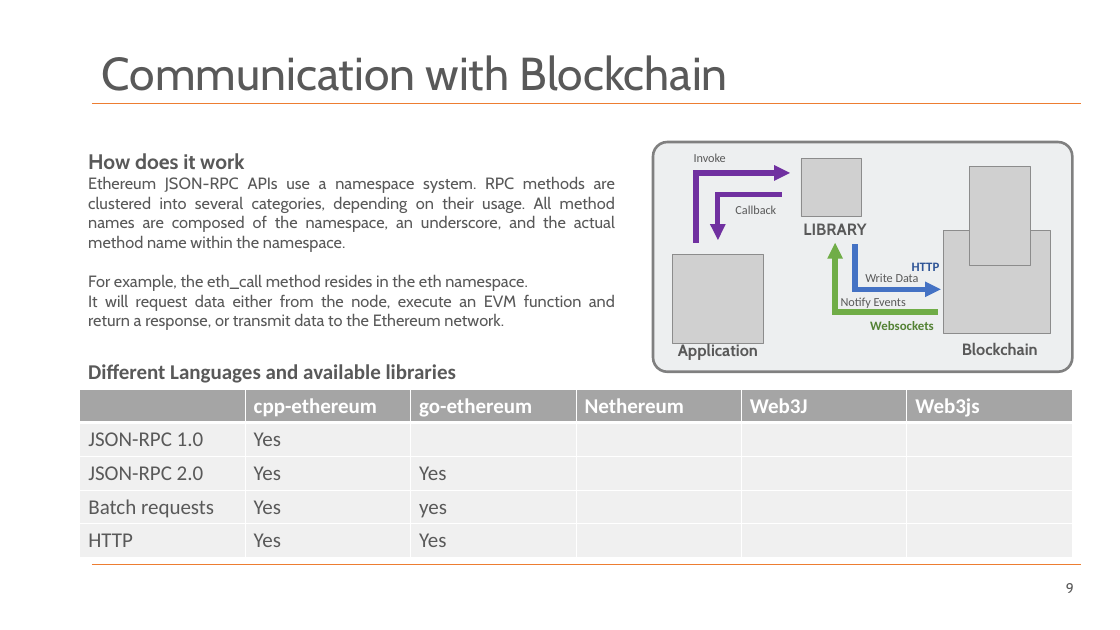
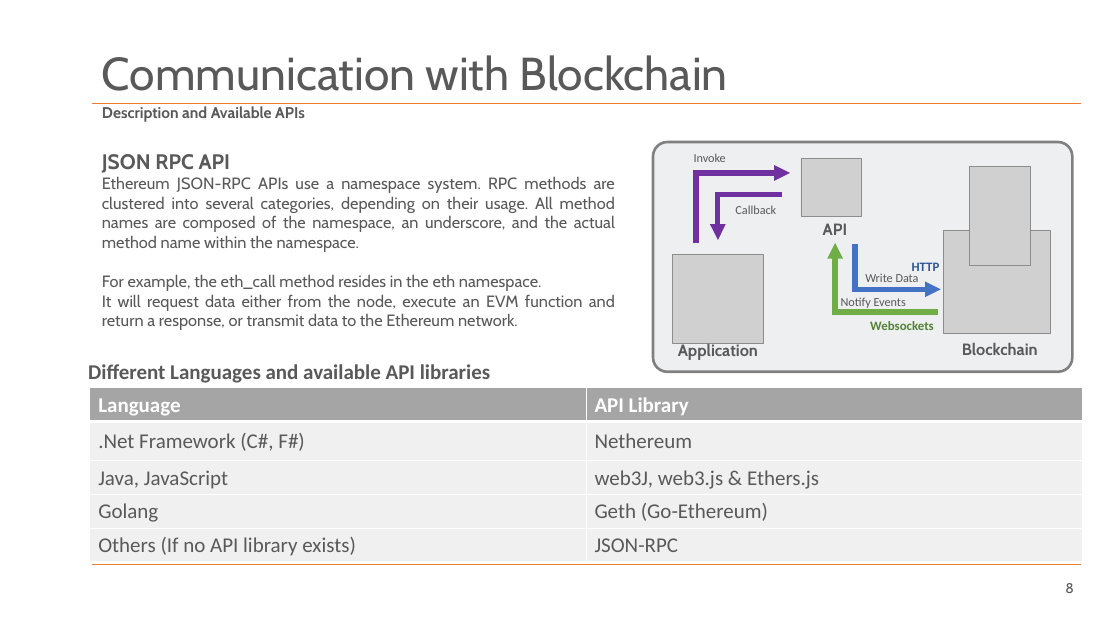
Before and after one commit to SachiHarshitha/HDa_TeamProject_SS21, a slide deck: slide 8 of 00_Documentation/M03_TeamProject_Haid_UWB-Presentation.pptx (slide 9 before the commit). Drawn at 1120x630 pixels with LibreOffice and Linux fonts; fonts in the diff are those of the drawing; grey boxes stand for pictures; background and template pictures are left out. Boxes give left, top, right and bottom in pixels: in the first picture for what was removed or moved away, otherwise in the second. Text is boxed around its words. In the diff, an @@ line names an element or a change of style, - is before the commit and + after.

```diff
--- a/00_Documentation/M03_TeamProject_Haid_UWB-Presentation.pptx
+++ b/00_Documentation/M03_TeamProject_Haid_UWB-Presentation.pptx
@@ subtitle added at [102, 106, 305, 122], 13.3 pt, text #595959, bold @@
+Description and Available APIs
@@ text "JSON RPC API": place and size @@
-text "JSON RPC API" at [88, 153, 615, 330]
+text "JSON RPC API" at [102, 154, 615, 330]
@@ text at [102, 154, 231, 173]: text changed @@
-How does it work
+JSON RPC API
@@ text at [823, 223, 848, 235]: text changed @@
-LIBRARY
+API
@@ text at [88, 364, 490, 383]: text changed @@
-Different Languages and available libraries
+Different Languages and available API libraries
@@ table at [90, 388, 1083, 562] @@
-column 1:  | JSON-RPC 1.0 | JSON-RPC 2.0 | Batch requests | HTTP
-column 2: cpp-ethereum | Yes | Yes | Yes | Yes
-column 3: go-ethereum |  | Yes | yes | Yes
-column 4: Nethereum |  |  |  | 
-column 5: Web3J |  |  |  | 
-column 6: Web3js |  |  |  | 
+column 1: Language | .Net Framework (C#, F#) | Java, JavaScript | Golang | Others (If no API library exists)
+column 2: API Library | Nethereum | web3J, web3.js & Ethers.js | Geth (Go-Ethereum) | JSON-RPC
@@ table: place and size @@
-table at [80, 389, 1073, 557]
+table at [90, 388, 1083, 562]
@@ page number at [1065, 583, 1074, 593]: text changed @@
-9
+8
```
Also in this commit, not shown: 9 other slides changed, 3 slides added, 2 slides removed, 11 other files.
